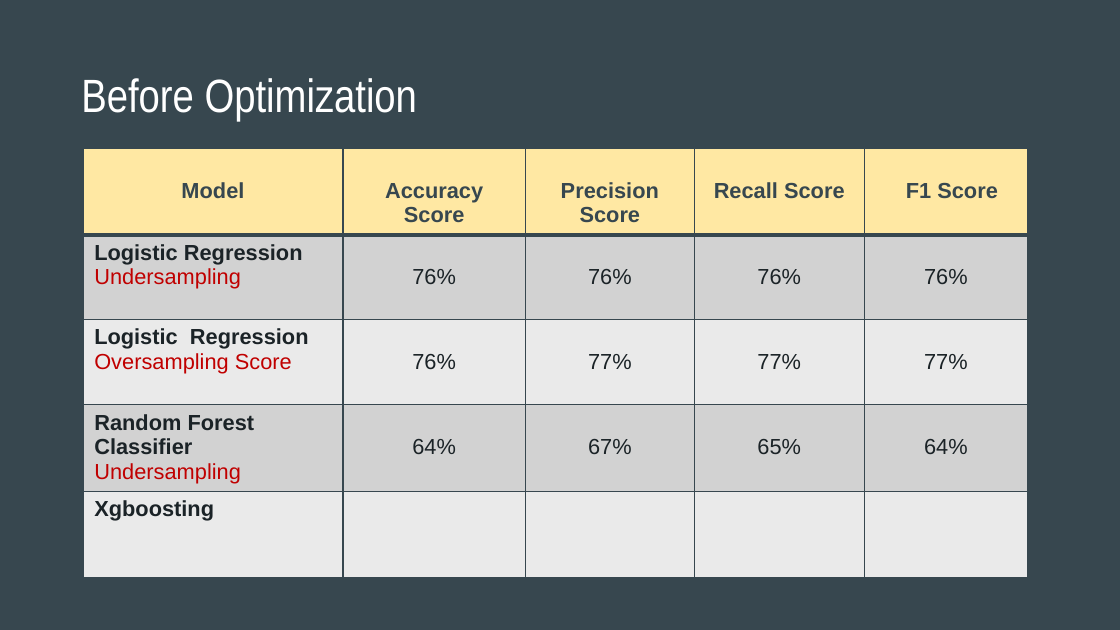
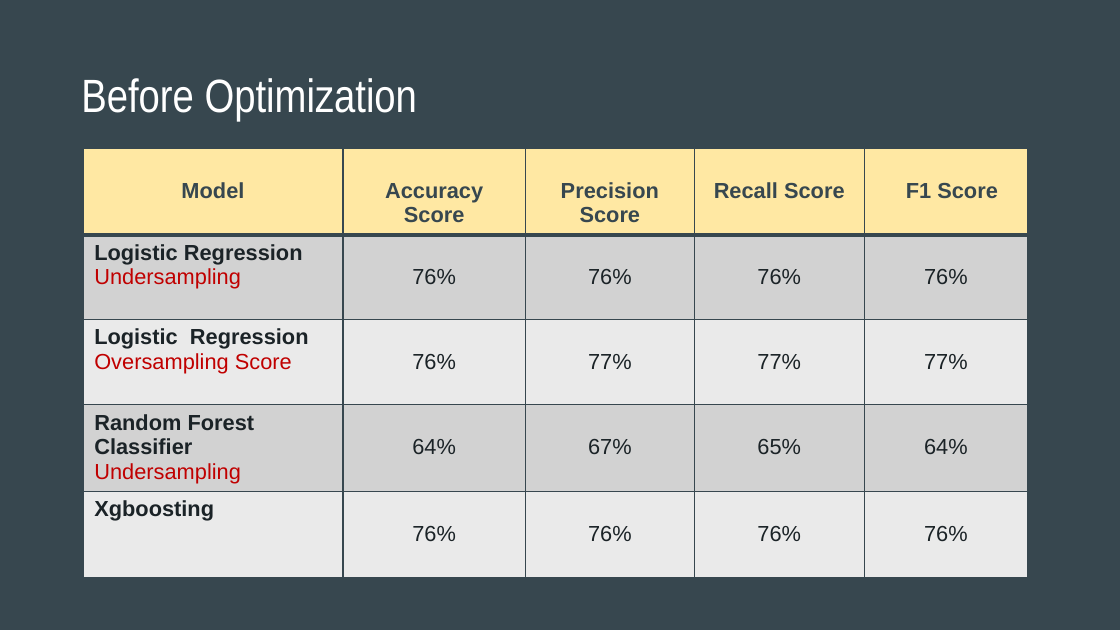
Before and after one commit to apombo90/Predicting_Heart_Disease, a slide deck: slide 18 of Final Project - Group 7.pptx. Drawn at 1120x630 pixels with LibreOffice and Linux fonts; fonts in the diff are those of the drawing. Boxes give left, top, right and bottom in pixels: in the first picture for what was removed or moved away, otherwise in the second. Text is boxed around its words. In the diff, an @@ line names an element or a change of style, - is before the commit and + after.

Commit message:
metrics display updates + xgboost evaluation 'before' numbers

```diff
--- a/Final Project - Group 7.pptx
+++ b/Final Project - Group 7.pptx
@@ table at <box>83,148,1028,591</box> @@
-row 5: Xgboosting |  |  |  | 
+row 5: Xgboosting | 76% | 76% | 76% | 76%
```
Also in this commit, not shown: 2 other files.
